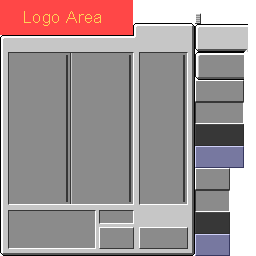
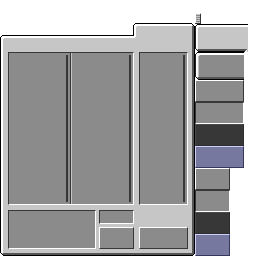
The second 256px x 256px image is a revision of the first. Changes to its layers:
painted on "Base" over [0, 0, 133, 35]
